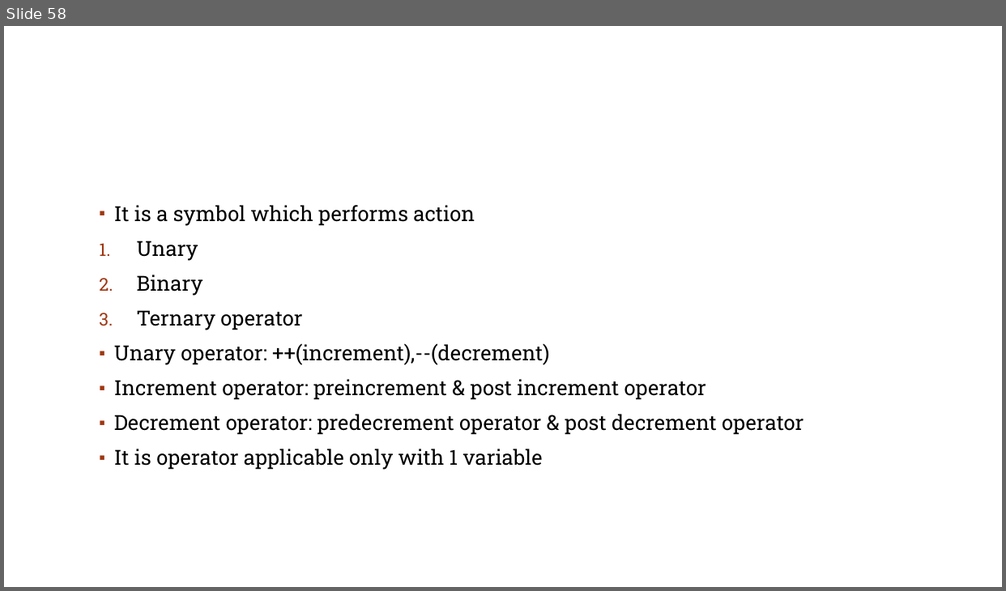
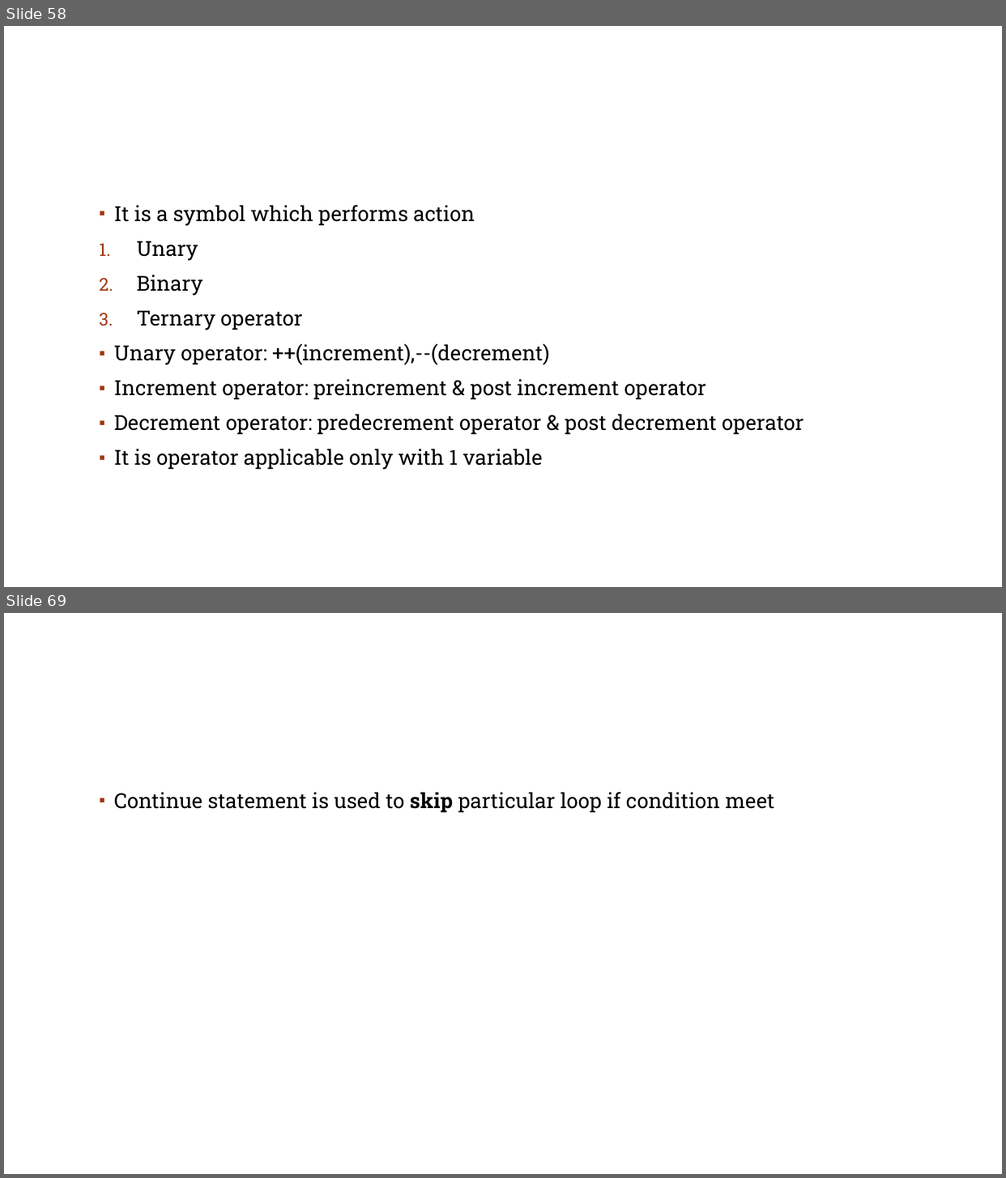
Before and after one commit to rsai-praveen/JavaCourse, a slide deck: JAVA.pptx. Shown one above the other, each under a label of ours: slide 58 before the commit, slides 58 and 69 after it; the slides between them are not shown. The pictures are 1006x591 and 1006x1178 pixels, drawn with LibreOffice and Linux fonts; fonts in the diff are those of the drawing; background and template pictures are left out. Boxes give left, top, right and bottom in pixels: in the first picture for what was removed or moved away, otherwise in the second. Text is boxed around its words. In the diff, an @@ line names an element or a change of style, - is before the commit and + after.

```diff
--- a/JAVA.pptx
+++ b/JAVA.pptx
@@ slide 69 added at (4, 613, 1002, 1174), background #FFFFFF; not listed: 1 template element that a slide beside it also shows @@
@@ text added at (114, 792, 774, 813), 20 pt, text #000000 @@
+▪ Continue statement is used to skip particular loop if condition meet
```
Also in this commit, not shown: 7 other slides added, 3 other files.
